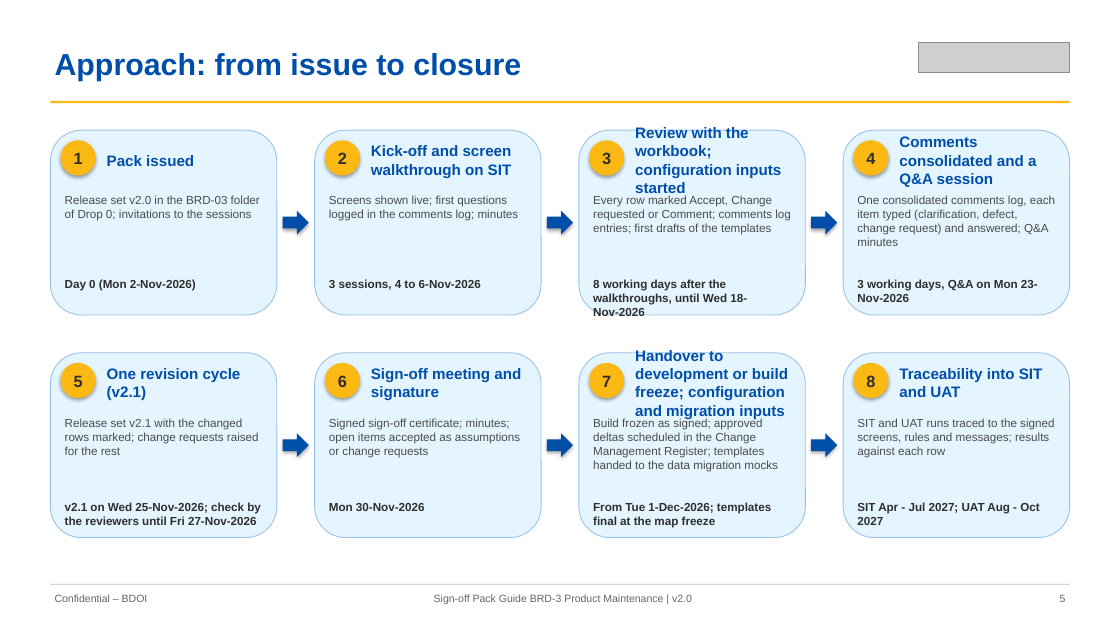
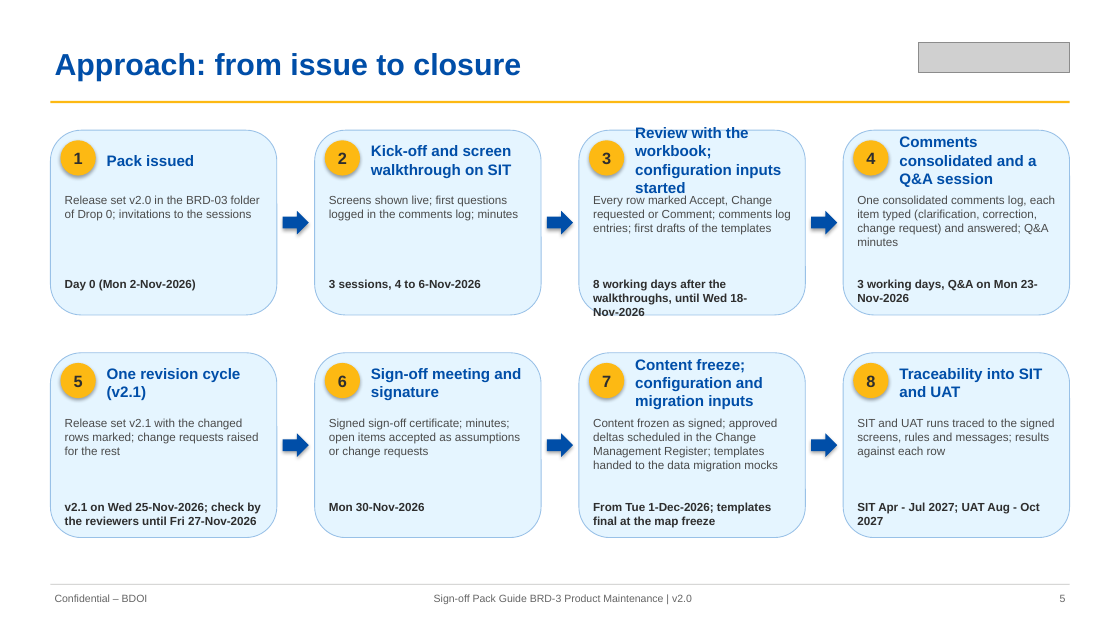
Before and after one commit to IortaTexhNXT-DEV/FinVerse, a slide deck: slide 5 of docs/deliverables/out/Drop-0_Setup_and_Data_Migration/BRD-03_Product_Maintenance/01_BIBS_GuideDeck_BRD-03_Product_Maintenance_v2.0.pptx. Drawn at 1120x630 pixels with LibreOffice and Linux fonts; fonts in the diff are those of the drawing; grey boxes stand for pictures. Boxes give left, top, right and bottom in pixels: in the first picture for what was removed or moved away, otherwise in the second. Text is boxed around its words. In the diff, an @@ line names an element or a change of style, - is before the commit and + after.

```diff
--- a/docs/deliverables/out/Drop-0_Setup_and_Data_Migration/BRD-03_Product_Maintenance/01_BIBS_GuideDeck_BRD-03_Product_Maintenance_v2.0.pptx
+++ b/docs/deliverables/out/Drop-0_Setup_and_Data_Migration/BRD-03_Product_Maintenance/01_BIBS_GuideDeck_BRD-03_Product_Maintenance_v2.0.pptx
@@ text at <box>857,195,1055,246</box>: text changed @@
-One consolidated comments log, each item typed (clarification, defect, change request) and answered; Q&A minutes
+One consolidated comments log, each item typed (clarification, correction, change request) and answered; Q&A minutes
@@ text at <box>635,359,763,409</box>: text changed @@
-Handover to development or build freeze; configuration and migration inputs
+Content freeze; configuration and migration inputs
@@ text at <box>593,418,778,472</box>: text changed @@
-Build frozen as signed; approved deltas scheduled in the Change Management Register; templates handed to the data migration mocks
+Content frozen as signed; approved deltas scheduled in the Change Management Register; templates handed to the data migration mocks
```
Also in this commit, not shown: 10 other slides changed, 30 other files.
